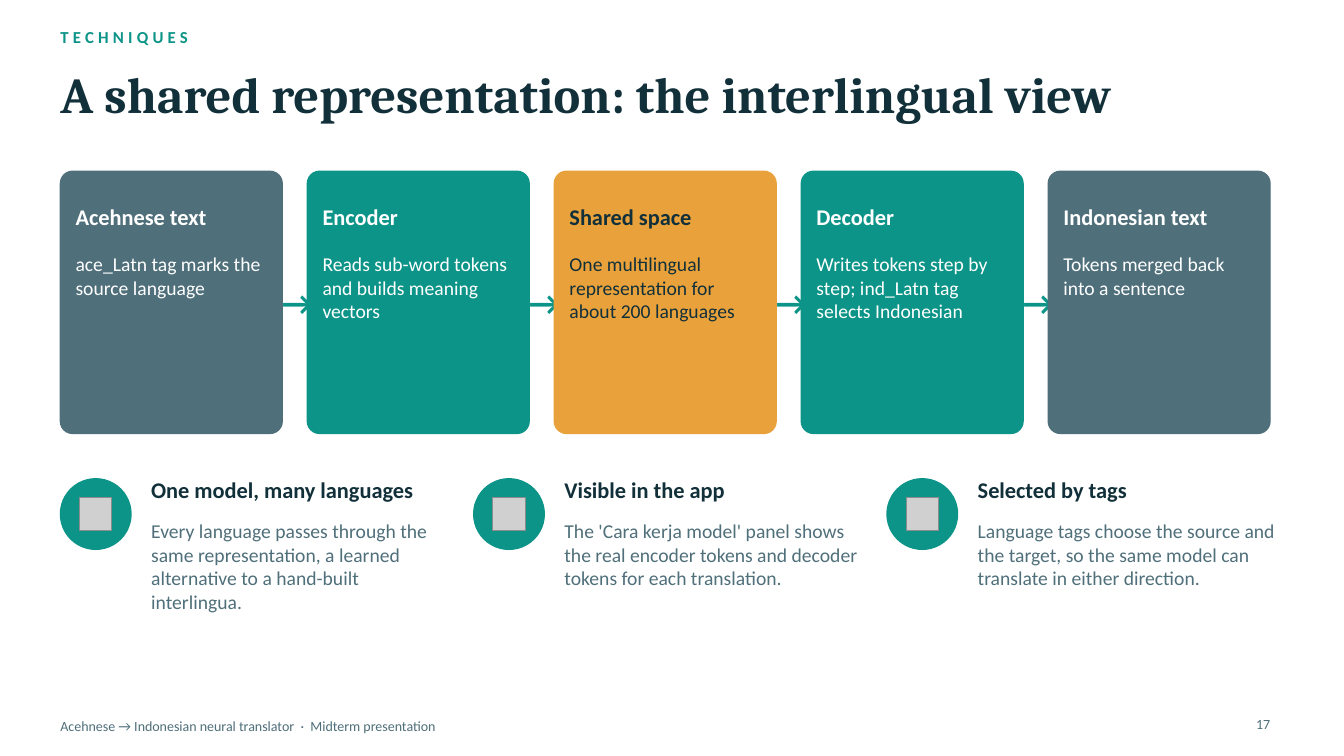
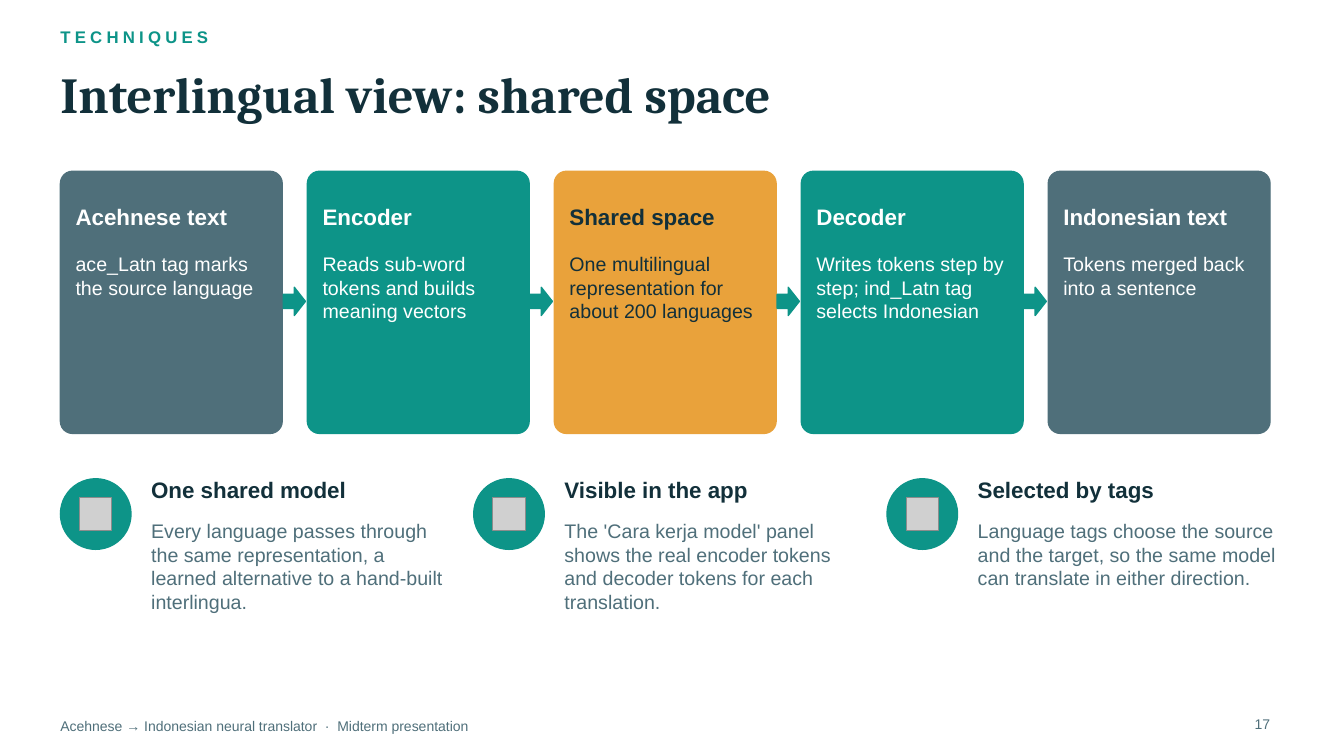
Before and after one commit to Mutaib-yye/aceh_code, a slide deck: slide 17 of reports/Acehnese_Indonesian_Translator_Presentation.pptx. Drawn at 1344x756 pixels with LibreOffice and Linux fonts; fonts in the diff are those of the drawing; grey boxes stand for pictures. Boxes give left, top, right and bottom in pixels: in the first picture for what was removed or moved away, otherwise in the second. Text is boxed around its words. In the diff, an @@ line names an element or a change of style, - is before the commit and + after.

```diff
--- a/reports/Acehnese_Indonesian_Translator_Presentation.pptx
+++ b/reports/Acehnese_Indonesian_Translator_Presentation.pptx
@@ title at [60, 78, 771, 124]: text changed @@
-A shared representation: the interlingual view
+Interlingual view: shared space
@@ text in right arrow at [283, 287, 306, 316]: text removed @@
-→
@@ right arrow: place and size @@
-right arrow at [282, 277, 308, 328]
+right arrow at [283, 287, 306, 316]
@@ text in right arrow at [530, 287, 553, 316]: text removed @@
-→
@@ right arrow: place and size @@
-right arrow at [529, 277, 555, 328]
+right arrow at [530, 287, 553, 316]
@@ fill none to #0D9488; outline none to #0D9488 1 pt in 4 elements at [283, 287, 306, 316], [1024, 287, 1047, 316], [530, 287, 553, 316], [777, 287, 800, 316] @@
@@ text in right arrow at [777, 287, 800, 316]: text removed @@
-→
@@ right arrow: place and size @@
-right arrow at [776, 277, 802, 328]
+right arrow at [777, 287, 800, 316]
@@ text in right arrow at [1024, 287, 1047, 316]: text removed @@
-→
@@ right arrow: place and size @@
-right arrow at [1023, 277, 1049, 328]
+right arrow at [1024, 287, 1047, 316]
@@ text at [151, 481, 346, 499]: text changed; font Calibri to Arial @@
-One model, many languages
+One shared model
@@ font Calibri to Arial in 18 elements at [60, 31, 208, 47], [76, 209, 227, 225], [76, 257, 254, 299], [323, 208, 412, 226], [323, 256, 475, 322], [569, 208, 714, 230], [569, 256, 753, 322], [816, 208, 905, 226], [816, 256, 1004, 319], [1063, 209, 1227, 225], [1063, 257, 1244, 295], [151, 524, 442, 613], [564, 481, 748, 503], [564, 524, 831, 609], [978, 481, 1154, 503], [978, 524, 1275, 585], [1255, 719, 1271, 729], [60, 721, 469, 734] @@
```
Also in this commit, not shown: 23 other slides changed, 1 other file.
